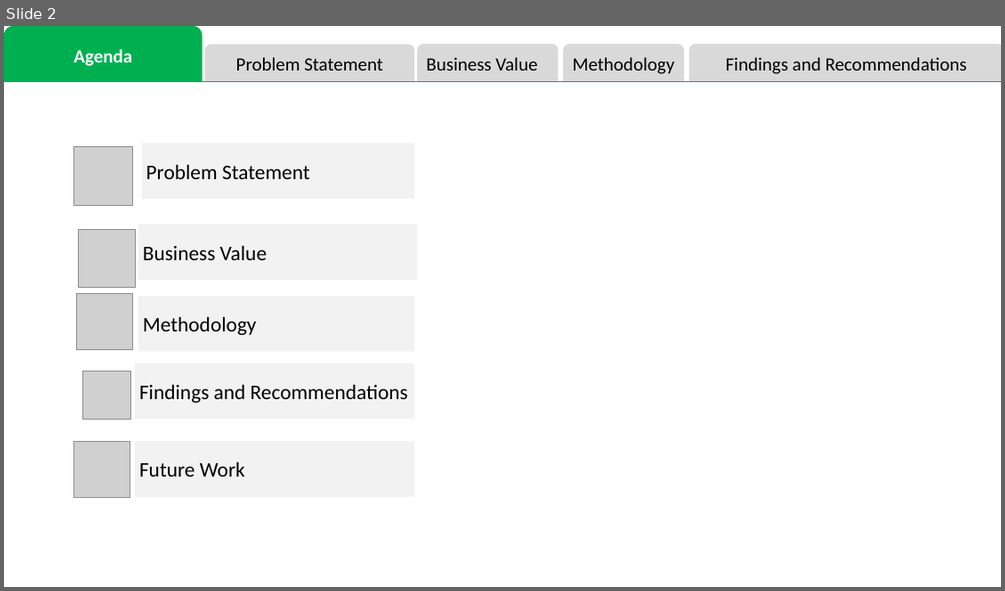
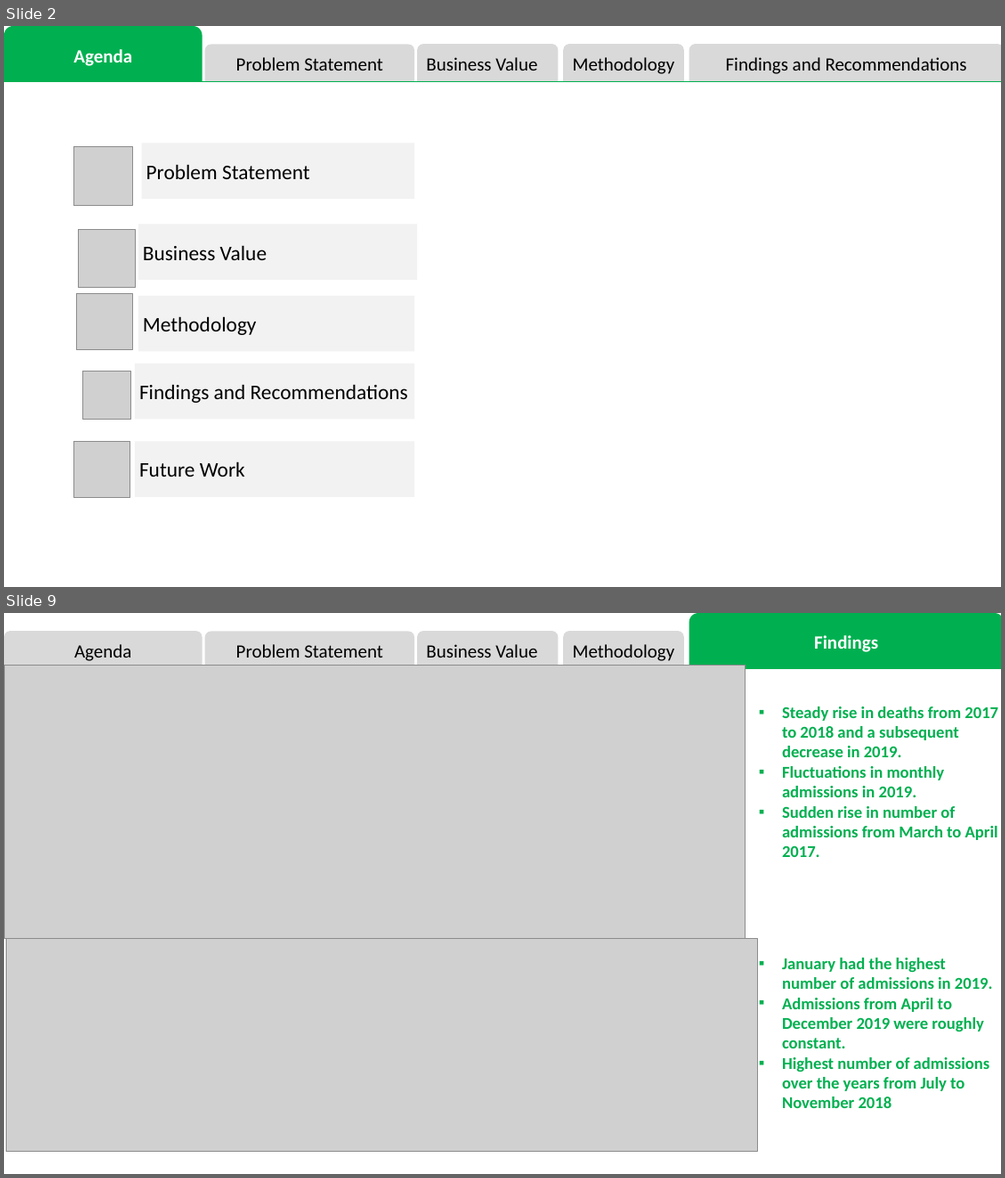
Before and after one commit to gabinuss/Cardio-Insights, a slide deck: Project-2/PRESENTATION.pptx. Shown one above the other, each under a label of ours: slide 2 before the commit, slides 2 and 9 after it; the slides between them are not shown. The pictures are 1005x591 and 1005x1178 pixels, drawn with LibreOffice and Linux fonts; fonts in the diff are those of the drawing; grey boxes stand for pictures. Boxes give left, top, right and bottom in pixels: in the first picture for what was removed or moved away, otherwise in the second. Text is boxed around its words. In the diff, an @@ line names an element or a change of style, - is before the commit and + after.

```diff
--- a/Project-2/PRESENTATION.pptx
+++ b/Project-2/PRESENTATION.pptx
@@ slide 9 added at bbox=[4, 613, 1001, 1174], background #FFFFFF @@
@@ round same rect added at bbox=[4, 631, 202, 668], fill #D9D9D9, 18 pt, text #000000 @@
+Agenda
@@ round same rect added at bbox=[205, 631, 414, 668], fill #D9D9D9, 18 pt, text #000000 @@
+Problem Statement
@@ round same rect added at bbox=[418, 631, 558, 668], fill #D9D9D9, 18 pt, text #000000 @@
+Business Value
@@ round same rect added at bbox=[563, 631, 684, 668], fill #D9D9D9, 18 pt, text #000000 @@
+Methodology
@@ round same rect added at bbox=[689, 613, 1001, 668], fill #00B050, 18 pt, text #FFFFFF, bold @@
+Findings
@@ picture added at bbox=[5, 665, 745, 938] @@
@@ line added from (4, 668) to (1001, 668), #00B050 0.5 pt @@
@@ text added at bbox=[782, 706, 998, 857], 16 pt, text #00B050, bold @@
+▪ Steady rise in deaths from 2017 to 2018 and a subsequent decrease in 2019.
+▪ Fluctuations in monthly admissions in 2019.
+▪ Sudden rise in number of admissions from March to April 2017.
@@ picture added at bbox=[7, 938, 758, 1151] @@
@@ text added at bbox=[782, 957, 993, 1108], 16 pt, text #00B050, bold @@
+▪ January had the highest number of admissions in 2019.
+▪ Admissions from April to December 2019 were roughly constant.
+▪ Highest number of admissions over the years from July to November 2018
@@ rectangle added at bbox=[816, 1126, 1001, 1174], fill #FFFFFF @@
```
Also in this commit, not shown: 9 slides changed, 3 other slides added, 1 other file.
